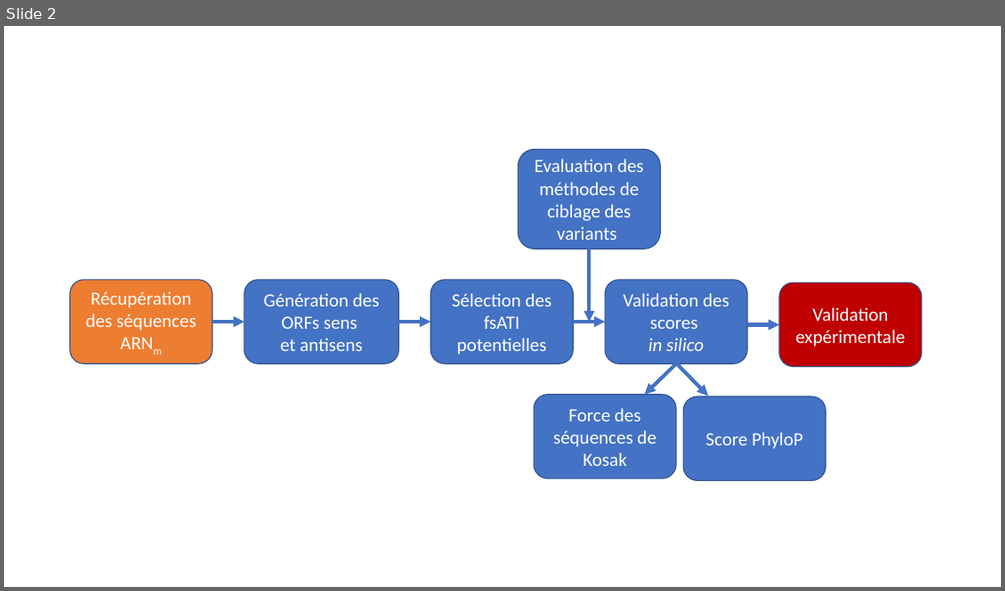
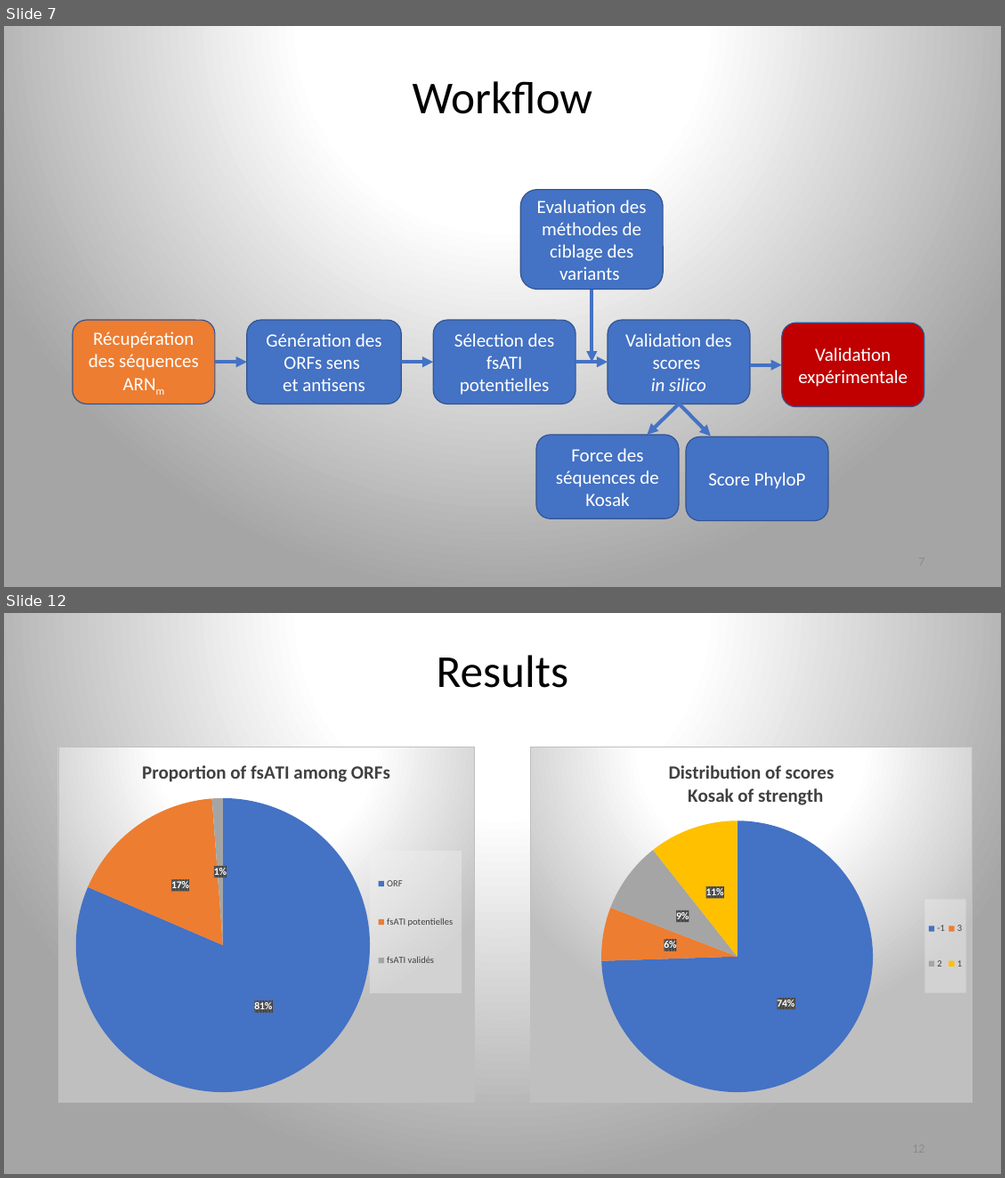
Before and after one commit to ArnaudDroitLab/ProjetLong_201911, a slide deck: Presentation_PL_JGorse.pptx. Shown one above the other, each under a label of ours: slide 2 before the commit, slides 7 and 12 after it; the slides between them are not shown. The pictures are 1005x591 and 1005x1178 pixels, drawn with LibreOffice and Linux fonts; fonts in the diff are those of the drawing. Boxes give left, top, right and bottom in pixels: in the first picture for what was removed or moved away, otherwise in the second. Text is boxed around its words. In the diff, an @@ line names an element or a change of style, - is before the commit and + after.

```diff
--- a/Presentation_PL_JGorse.pptx
+++ b/Presentation_PL_JGorse.pptx
@@ slide 12 added at [4,613,1001,1174], background gradient #FFFFFF to #A5A5A5 @@
@@ text added at [437,655,569,688], 44 pt, text #000000 @@
+Results
@@ pie chart added at [57,747,474,1103] @@
+title "Proportion of fsATI among ORFs "
+categories: ORF, fsATI potentielles, fsATI validés
+Series 1: 81, 17, 1
@@ pie chart added at [531,747,972,1103] @@
+title "Distribution of scores   Kosak of strength "
+categories: -1, 3, 2, 1
+Series 1: 74, 6, 9, 11
@@ what was slide 2 is now slide 7 @@
@@ slide 7 changed as well @@
@@ background #FFFFFF to gradient #FFFFFF to #A5A5A5 @@
@@ title added at [413,81,592,114], 44 pt, text #000000 @@
+Workflow
@@ 5 arrows, 4 rounded rectangles: place and size @@
-5 arrows, 4 rounded rectangles at [70,150,922,395]
+5 arrows, 4 rounded rectangles at [73,190,923,435]
@@ 4 rounded rectangles, 2 arrows: place and size @@
-4 rounded rectangles, 2 arrows at [399,248,825,480]
+4 rounded rectangles, 2 arrows at [401,289,828,520]
```
Also in this commit, not shown: 12 other slides added, 1 slide removed.
